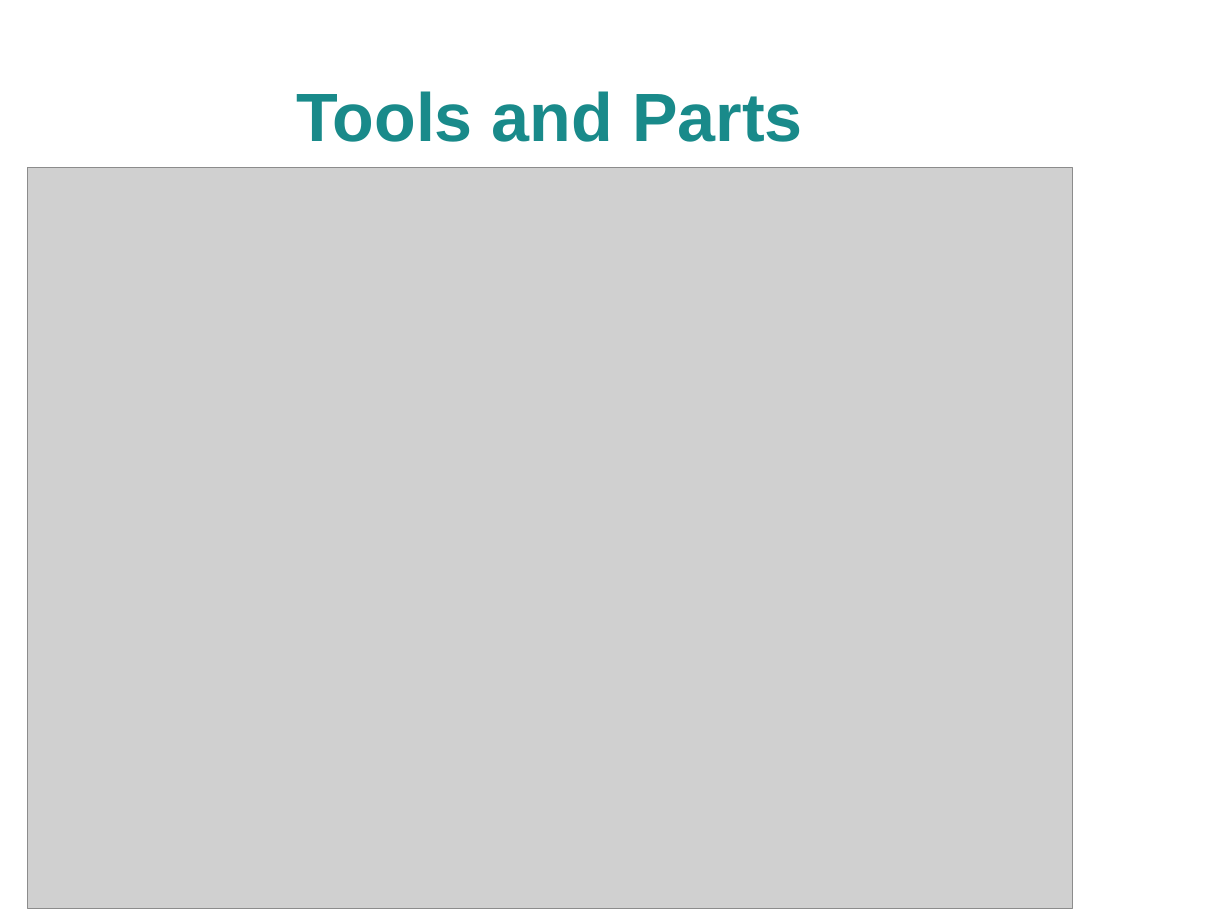
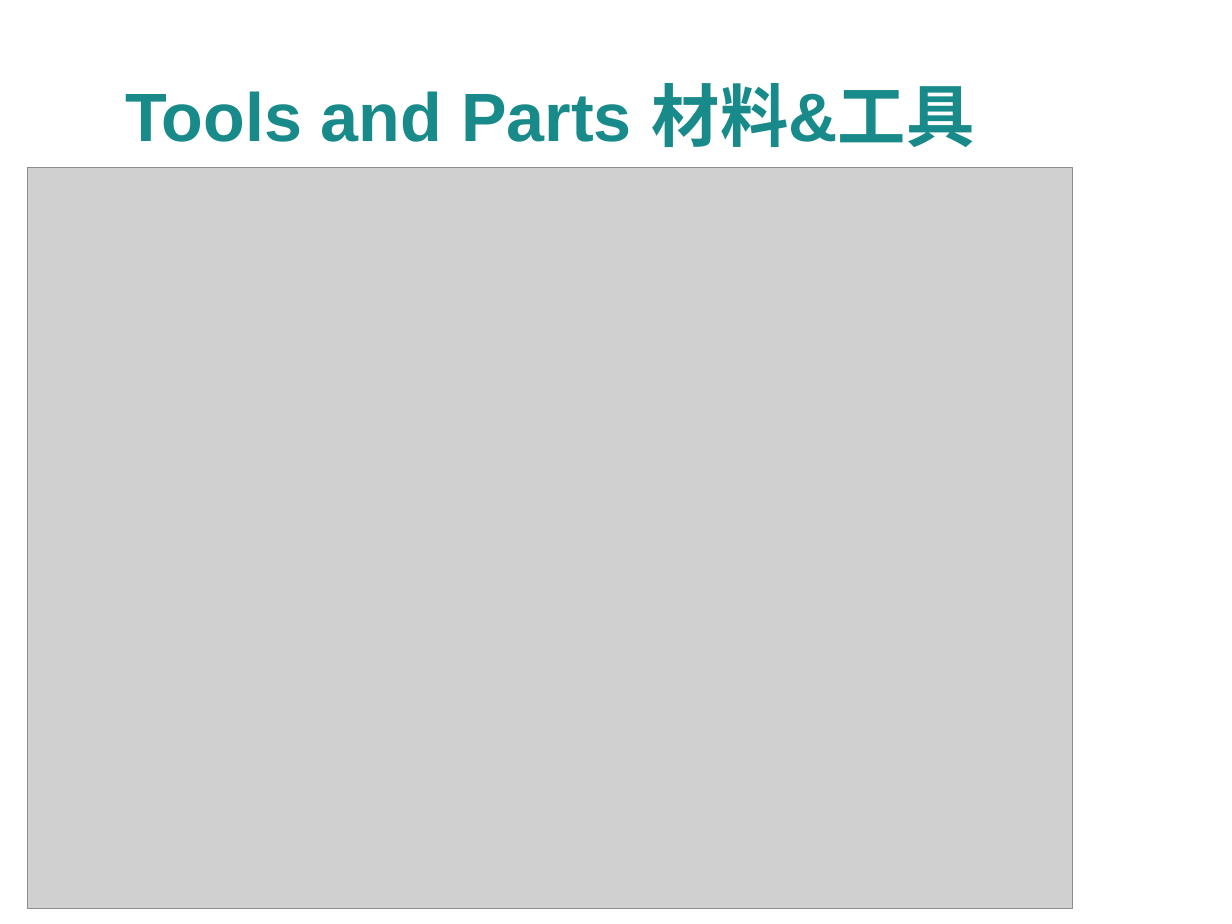
Before and after one commit to rngadam/ART, a slide deck: slide 10 of presentations/KickOff.odp. Drawn at 1232x924 pixels with LibreOffice and Linux fonts; fonts in the diff are those of the drawing; grey boxes stand for pictures; background and template pictures are left out. Boxes give left, top, right and bottom in pixels: in the first picture for what was removed or moved away, otherwise in the second. Text is boxed around its words. In the diff, an @@ line names an element or a change of style, - is before the commit and + after.

```diff
--- a/presentations/KickOff.odp
+++ b/presentations/KickOff.odp
@@ title at [125,83,975,147]: text changed @@
-Tools and Parts
+Tools and Parts 材料&工具
```
Also in this commit, not shown: 4 other slides changed, 24 other files.
